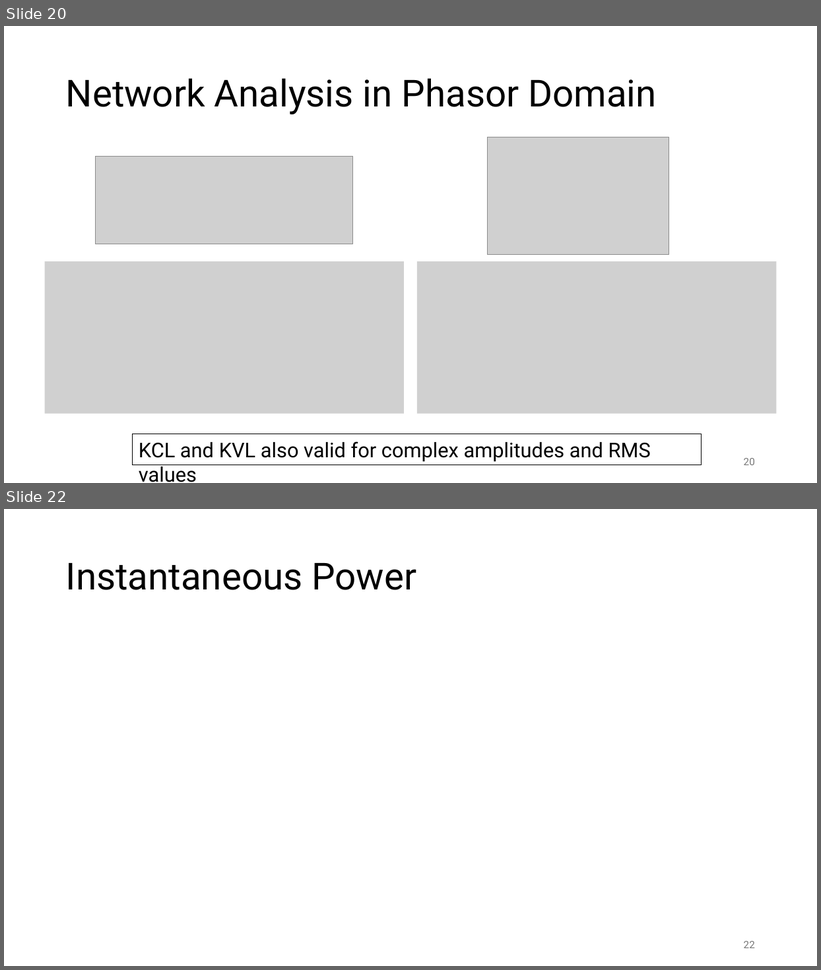
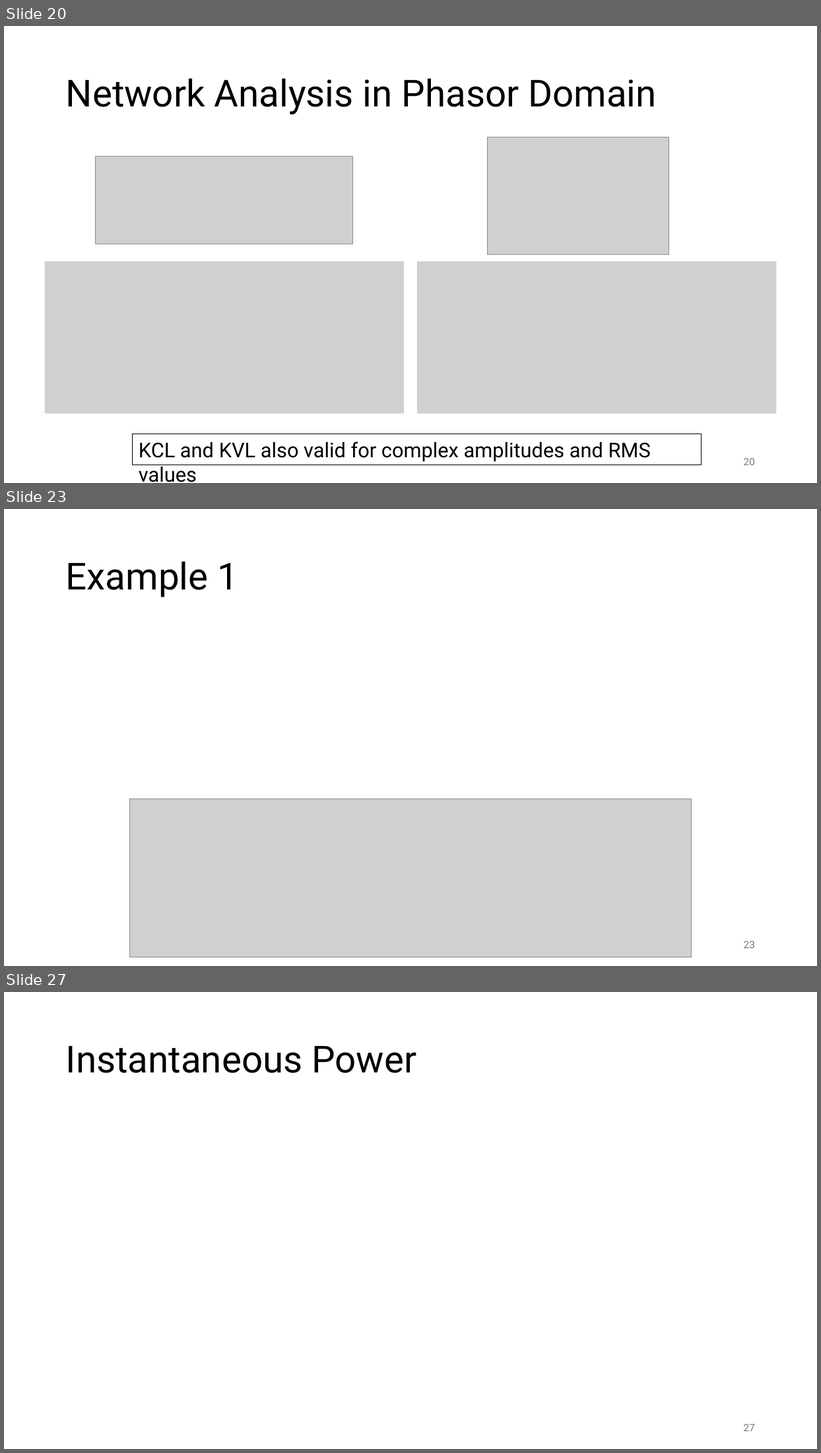
Before and after one commit to FelixWick/intro_electrical_eng, a slide deck: 4_ACtech.pptx. Shown one above the other, each under a label of ours: slides 20 and 22 before the commit, slides 20, 23 and 27 after it; the slides between them are not shown. The pictures are 821x970 and 821x1453 pixels, drawn with LibreOffice and Linux fonts; fonts in the diff are those of the drawing; grey boxes stand for pictures. Boxes give left, top, right and bottom in pixels: in the first picture for what was removed or moved away, otherwise in the second. Text is boxed around its words. In the diff, an @@ line names an element or a change of style, - is before the commit and + after.

```diff
--- a/4_ACtech.pptx
+++ b/4_ACtech.pptx
@@ slide 23 added at bbox=[4, 509, 817, 966], background #FFFFFF @@
@@ title added at bbox=[66, 561, 238, 597], 44 pt, text #000000 @@
+Example 1
@@ picture added at bbox=[129, 799, 692, 957] @@
@@ page number added at bbox=[744, 941, 755, 949], 12 pt, text #797979 @@
+23
@@ what was slide 22 is now slide 27 @@
@@ page number at bbox=[744, 1424, 755, 1432]: text changed @@
-22
+27
```
Also in this commit, not shown: 6 slides changed, 12 other slides added, 1 slide removed, 2 other files.
